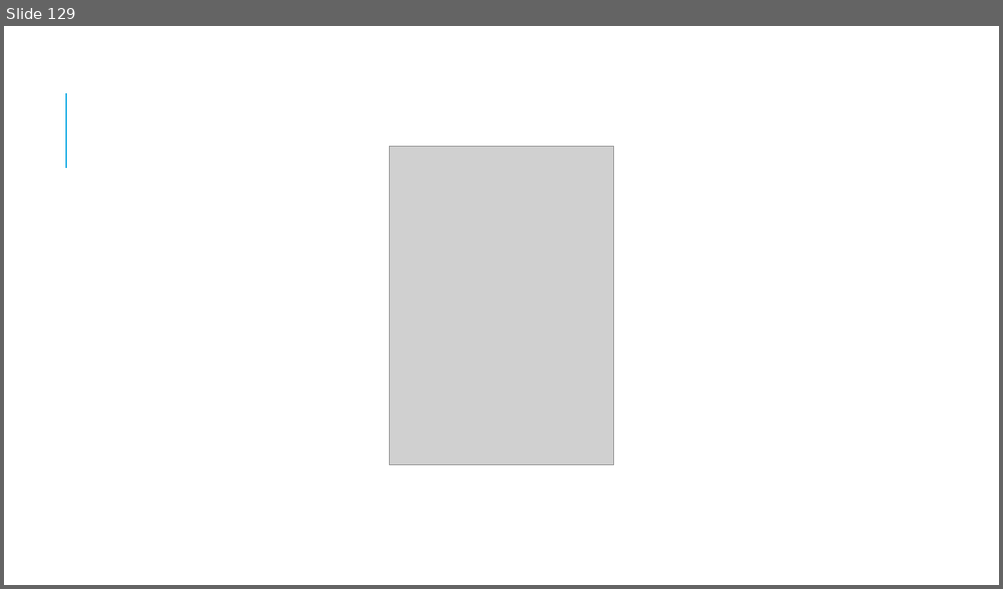
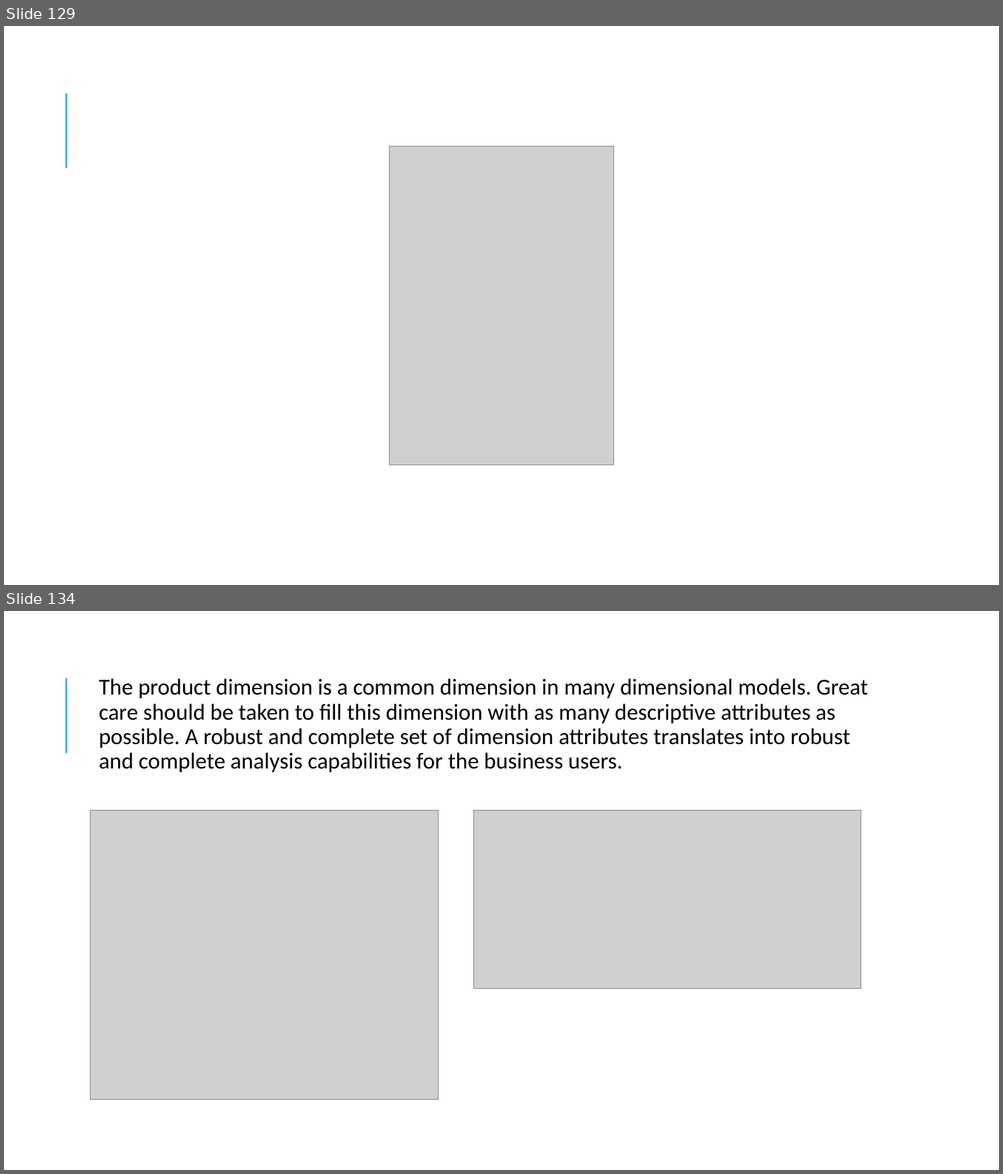
Before and after one commit to patrickbiesheuveltraining/datamodeling, a slide deck: Modeling techniques.pptx. Shown one above the other, each under a label of ours: slide 129 before the commit, slides 129 and 134 after it; the slides between them are not shown. The pictures are 1003x589 and 1003x1174 pixels, drawn with LibreOffice and Linux fonts; fonts in the diff are those of the drawing; grey boxes stand for pictures. Boxes give left, top, right and bottom in pixels: in the first picture for what was removed or moved away, otherwise in the second. Text is boxed around its words. In the diff, an @@ line names an element or a change of style, - is before the commit and + after.

```diff
--- a/Modeling techniques.pptx
+++ b/Modeling techniques.pptx
@@ slide 134 added at (4, 611, 999, 1170), background #FFFFFF; not listed: 1 template element that a slide beside it also shows @@
@@ text added at (99, 678, 868, 772), 22 pt, text #000000 @@
+  The product dimension is a common dimension in many dimensional models. Great care should be taken to fill this dimension with as many descriptive attributes as possible. A robust and complete set of dimension attributes translates into robust and complete analysis capabilities for the business users.
@@ picture added at (91, 811, 438, 1100) @@
@@ picture added at (473, 811, 861, 989) @@
```
Also in this commit, not shown: 15 other slides added.
